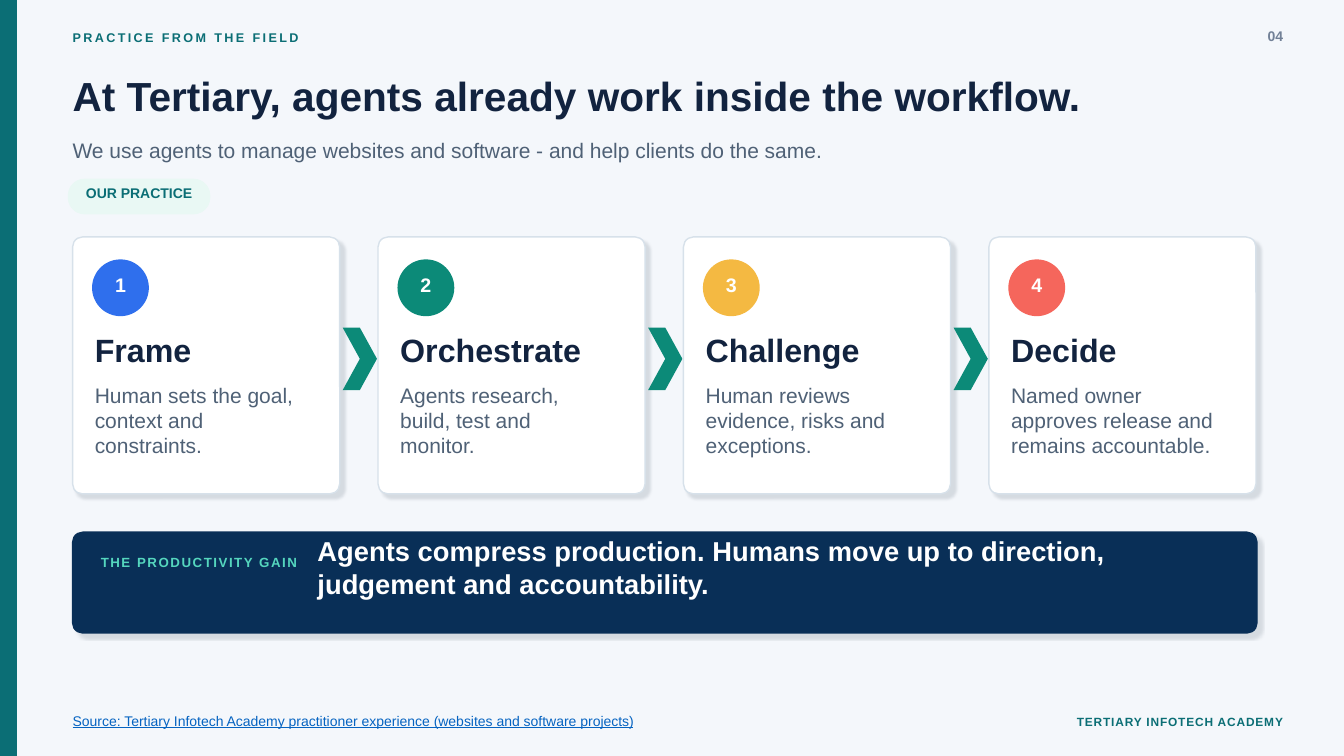
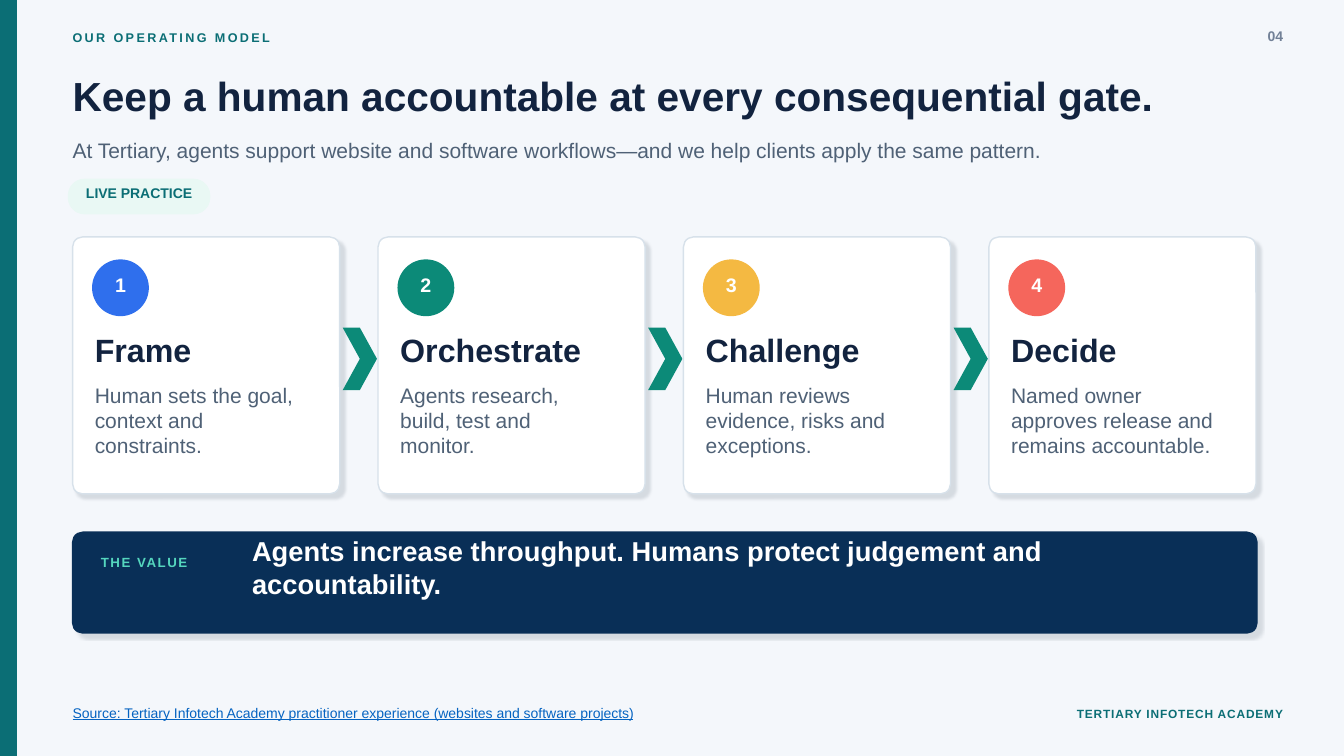
Before and after one commit to alfredang/AICoahcing, a slide deck: slide 4 of presentation/Dr-Alfred-Work-Redesign-for-Managing-AI-Agents.pptx. Drawn at 1344x756 pixels with LibreOffice and Linux fonts; fonts in the diff are those of the drawing. Boxes give left, top, right and bottom in pixels: in the first picture for what was removed or moved away, otherwise in the second. Text is boxed around its words. In the diff, an @@ line names an element or a change of style, - is before the commit and + after.

```diff
--- a/presentation/Dr-Alfred-Work-Redesign-for-Managing-AI-Agents.pptx
+++ b/presentation/Dr-Alfred-Work-Redesign-for-Managing-AI-Agents.pptx
@@ text at <box>73,33,299,42</box>: text changed @@
-PRACTICE FROM THE FIELD
+OUR OPERATING MODEL
@@ text at <box>73,81,1153,119</box>: text changed @@
-At Tertiary, agents already work inside the workflow.
+Keep a human accountable at every consequential gate.
@@ text at <box>73,143,1041,163</box>: text changed @@
-We use agents to manage websites and software - and help clients do the same.
+At Tertiary, agents support website and software workflows—and we help clients apply the same pattern.
@@ text at <box>86,188,192,198</box>: text changed @@
-OUR PRACTICE
+LIVE PRACTICE
@@ text at <box>213,388,242,403</box>: text changed @@
-THE PRODUCTIVITY GAIN
+THE VALUE
@@ text at <box>252,541,1042,599</box>: text changed @@
-Agents compress production. Humans move up to direction, judgement and accountability.
+Agents increase throughput. Humans protect judgement and accountability.
@@ text "Source: Tertiary Infotech Academy practitioner ...": place and size @@
-text "Source: Tertiary Infotech Academy practitioner ..." at <box>73,716,634,729</box>
+text "Source: Tertiary Infotech Academy practitioner ..." at <box>73,708,634,721</box>
@@ text "TERTIARY INFOTECH ACADEMY": place and size @@
-text "TERTIARY INFOTECH ACADEMY" at <box>1077,717,1283,726</box>
+text "TERTIARY INFOTECH ACADEMY" at <box>1077,709,1283,718</box>
```
Also in this commit, not shown: 9 other slides changed, 3 other files.
